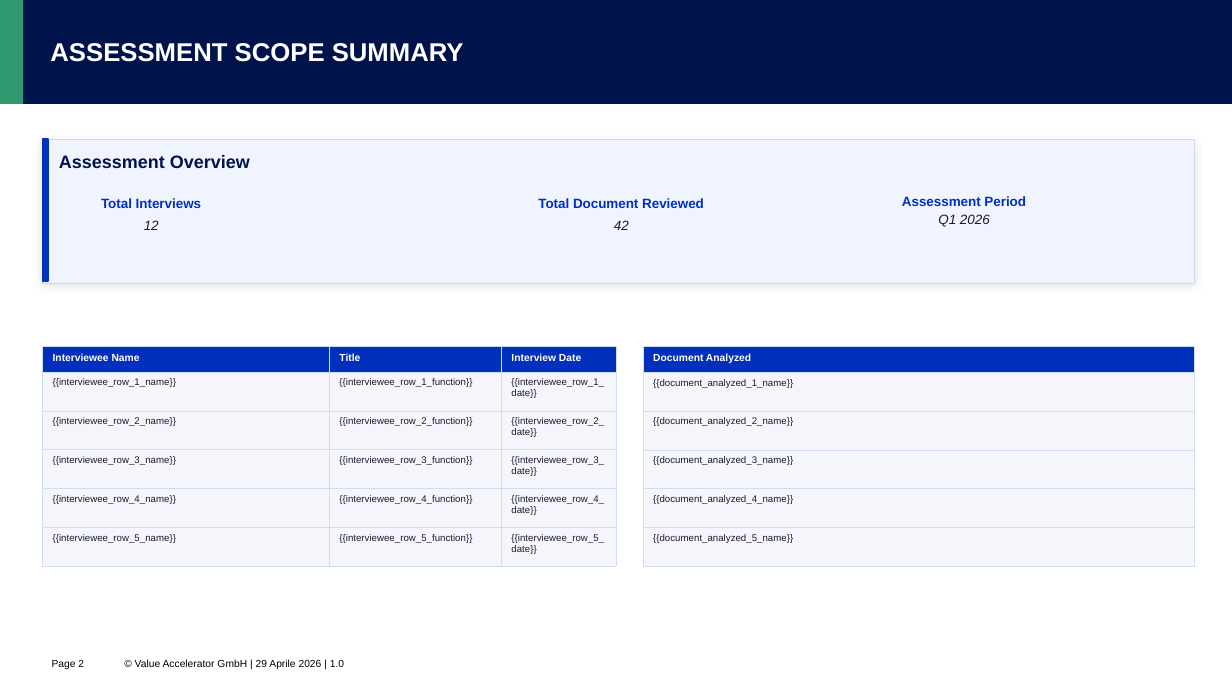
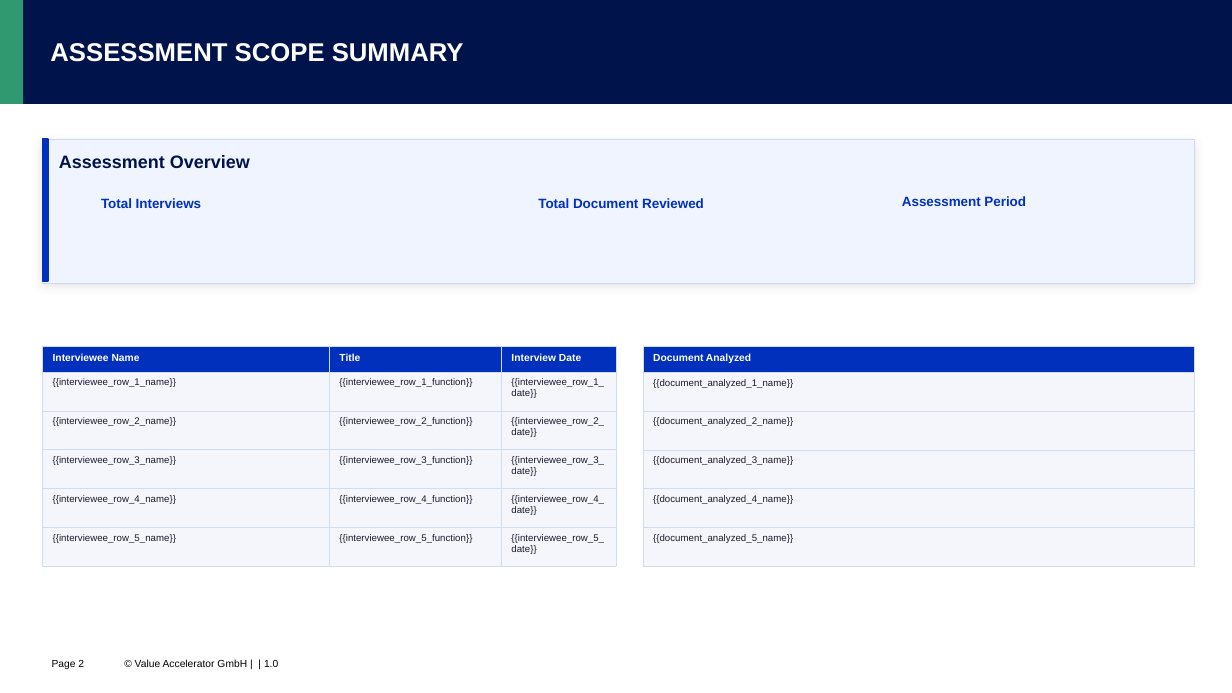
Before and after one commit to riolaf05/pptx-python-connector, a slide deck: slide 2 of report_compilato.pptx. Drawn at 1232x693 pixels with LibreOffice and Linux fonts; fonts in the diff are those of the drawing; background and template pictures are left out. Boxes give left, top, right and bottom in pixels: in the first picture for what was removed or moved away, otherwise in the second. Text is boxed around its words. In the diff, an @@ line names an element or a change of style, - is before the commit and + after.

```diff
--- a/report_compilato.pptx
+++ b/report_compilato.pptx
@@ text removed at (144, 220, 159, 230) @@
-12
@@ text removed at (614, 220, 629, 230) @@
-42
@@ text removed at (938, 214, 990, 227) @@
-Q1 2026
@@ text at (135, 659, 278, 667): text changed @@
-© Value Accelerator GmbH | 29 Aprile 2026 | 1.0
+© Value Accelerator GmbH | | 1.0
```
Also in this commit, not shown: 12 other slides changed, 4 other files.
